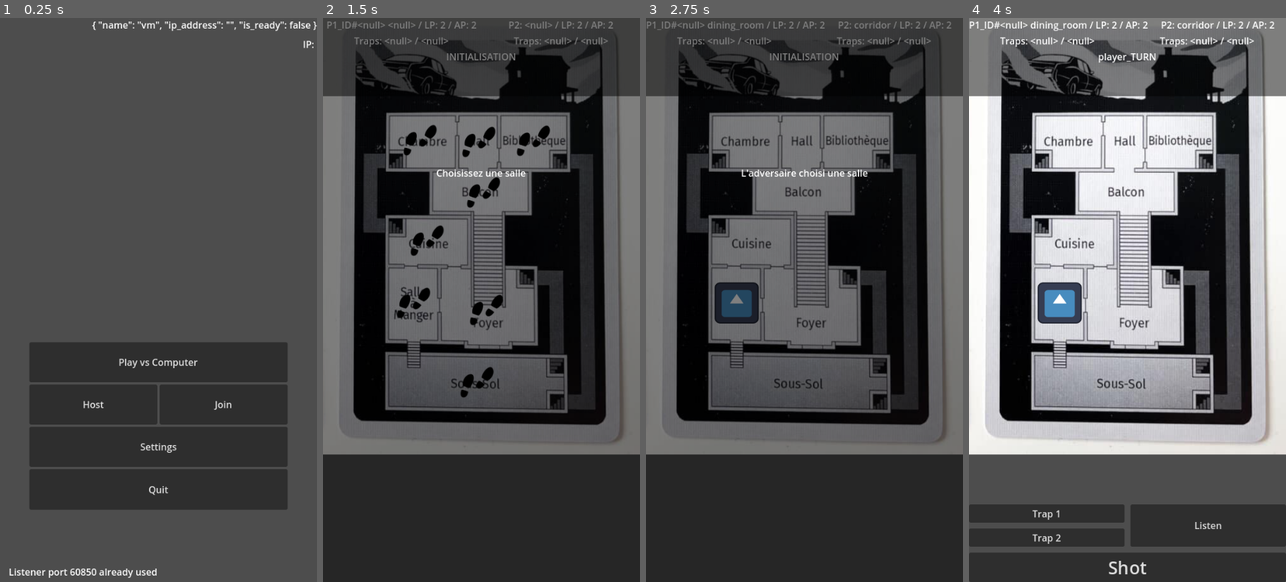
Above: before the commit, frames 1-4 (left to right).
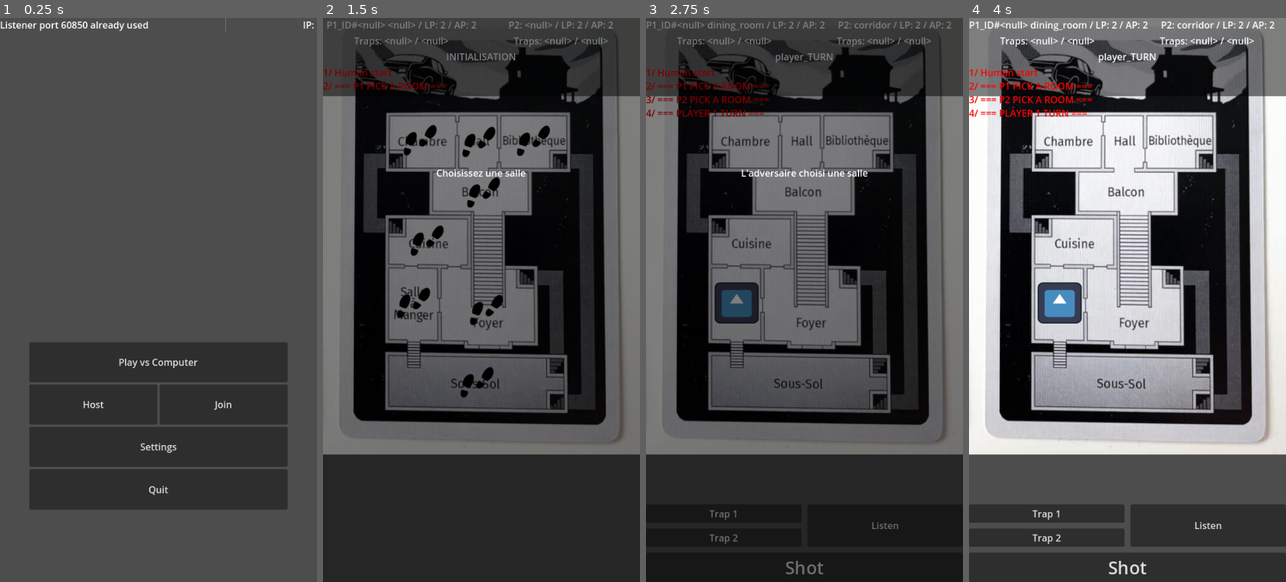
Above: after the commit, the same moments.

Repository: Matty-H/revolvernoir
Game: Godot game, scene res://scenes/start_menu.tscn
The game is run twice, just before and just after one commit, with the same random seed, the same clock (stepped at 60 frames per second) and the same inputs. The engine's default icon, where the game draws it, is replaced by a stand-in: a white triangle on a blue panel in a dark square.
Inputs (mouse positions are in pixels of both pictures, inside the frame that each line leads up to):
- Up to frame 1 (0.25 s): no input
- Up to frame 2 (1.5 s): click "Play vs Computer" at 0.5 s; click (478, 384) at 1.25 s
- Up to frame 3 (2.75 s): click (737, 305) at 2 s
- Up to frame 4 (4 s): click (1133, 311) at 2.75 s; click (1130, 192) at 3.5 s

The runs differ from the first frame. In frame 1, 1.0% of the frame differs, in the area x 0-100%, y 0-100%; in frame 2, 0.3%; in frame 3, 1.1%, in the area x 0-80%, y 6-99%; in frame 4, 0.9%.

Commit message:
add multiplayer console log

Diff:
--- a/scenes/interface.gd
+++ b/scenes/interface.gd
@@ -5,6 +5,7 @@
 @onready var map: Control = $Map_texture/Map
 @onready var action_buttons: VBoxContainer = $UI/Action_Buttons
 @onready var overlay: Control = $Overlay
+@onready var console_log: RichTextLabel = $UI/Labels/consoleLog
 
 signal player_turn
 signal opponent_turn
@@ -20,21 +21,7 @@
 var action_stats_now = action_stats.FREE
 
 func _ready() -> void:
-	current_phase = game_phase.INITIALISATION
-	action_buttons.visible = false
-	var random_first_player = randi_range(0,1)
-	#var random_first_player = 0
-
-	match random_first_player:
-		0:
-			online_printer("Human start")
-			player_actif = player
-			player_non_actif = opponent
-		1:
-			online_printer("Computer start")
-			player_actif = opponent
-			player_non_actif = player
-
+	choosing_first_player()
 	await begin_turn()
 
 func _process(delta: float) -> void:
@@ -50,19 +37,35 @@
 			pass
 
 
+func choosing_first_player():
+	current_phase = game_phase.INITIALISATION
+	action_buttons.visible = false
+	var random_first_player = randi_range(0,1)
+	#var random_first_player = 0
+
+	match random_first_player:
+		0:
+			online_printer.rpc("Human start")
+			player_actif = player
+			player_non_actif = opponent
+		1:
+			online_printer.rpc("Computer start")
+			player_actif = opponent
+			player_non_actif = player
+
 func UI_visbible():
 	action_buttons.visible = true
 
 
 func begin_turn():
-	online_printer("=== P1 PICK A ROOM ===")
+	online_printer.rpc("=== P1 PICK A ROOM ===")
 	player.set_position_player()
-	await overlay.get_node("opacifier").pop_up("Choisissez une salle", 1)
+	await pop_up("Choisissez une salle", 1)
 	await player.room_selected
 
-	online_printer("=== P2 PICK A ROOM ===")
+	online_printer.rpc("=== P2 PICK A ROOM ===")
 	opponent.set_position_player()
-	await overlay.get_node("opacifier").pop_up("L'adversaire choisi une salle", 1)
+	await pop_up("L'adversaire choisi une salle", 1)
 	#await opponent.room_selected
 
 	if player_actif == player:
@@ -71,7 +74,7 @@
 		current_phase = game_phase.opponent_TURN
 		opponent_turn.emit()
 	action_buttons.start_kitchen = true
-	online_printer("=== PLAYER 1 TURN ===")
+	online_printer.rpc("=== PLAYER 1 TURN ===")
 
 func point_paywall(pts):
 	action_buttons.start_kitchen = false
@@ -81,22 +84,22 @@
 		switch_turn()
 
 func basement_flood_check():
-	online_printer("Flood: "+str(map.basement_flood))
+	online_printer.rpc("Flood: "+str(map.basement_flood))
 	if map.basement_flood > 0:
 		map.basement_flood -= 1
 		if hit_verification("basement"):
-			online_printer("blop blop")
+			online_printer.rpc("blop blop")
 			basement_relocalisation()
 			return
 		else:
-			online_printer("pas procédure relocalisation")
+			online_printer.rpc("pas procédure relocalisation")
 
 
 func switch_turn() -> void:
 	basement_flood_check()
 	if current_phase == game_phase.player_TURN:
-		online_printer("=== PLAYER 2 TURN ===")
-		await overlay.get_node("opacifier").pop_up("Changement de tour", 0.5)
+		online_printer.rpc("=== PLAYER 2 TURN ===")
+		await pop_up("Changement de tour", 0.5)
 
 		current_phase = game_phase.opponent_TURN
 		player_actif = opponent
@@ -104,8 +107,8 @@
 		opponent_turn.emit()
 
 	elif current_phase == game_phase.opponent_TURN:
-		online_printer("=== PLAYER 1 TURN ===")
-		await overlay.get_node("opacifier").pop_up("Changement de tour", 0.5)
+		online_printer.rpc("=== PLAYER 1 TURN ===")
+		await pop_up("Changement de tour", 0.5)
 
 		current_phase = game_phase.player_TURN
 		player_actif = player
@@ -126,7 +129,7 @@
 			pass
 		opponent:
 			player_actif.position_player = rooms_list[randi() % rooms_list.size()]
-			online_printer("P2 fled into "+str(player_actif.position_player))
+			online_printer.rpc("P2 fled into "+str(player_actif.position_player))
 			player_actif.room_selected.emit()
 
 func hit_verification(x):
@@ -137,18 +140,24 @@
 func dealing_hit(x):
 	if x == player_non_actif.position_player:
 		player_non_actif.life -= 1
-		online_printer("HIT")
+		online_printer.rpc("HIT")
 		return true
 	else:
 		return false
 
 func win_condition():
 	if player_non_actif.life <= 0:
-		online_printer(str(player_actif.get_name())+" won!")
+		online_printer.rpc(str(player_actif.get_name())+" won!")
 		current_phase == game_phase.GAME_OVER
 		#get_tree().root.winner_score.winner = player_actif
 		get_tree().change_scene_to_file("res://scenes/game_over.tscn")
 
-@rpc("any_peer","reliable")
+var print_line : int = 0
+@rpc("any_peer", "call_local", "reliable")
 func online_printer(printing_paper):
 	print(printing_paper)
+	print_line += 1
+	console_log.text += str(print_line) + "/ " + printing_paper + "\n"
+
+func pop_up(message : String, timer : int):
+	overlay.get_node("opacifier").pop_up(message, timer)
--- a/scenes/interface.tscn
+++ b/scenes/interface.tscn
@@ -257,6 +257,13 @@
 text = "Game Phase"
 horizontal_alignment = 1
 
+[node name="consoleLog" type="RichTextLabel" parent="UI/Labels"]
+modulate = Color(1, 0, 0, 1)
+custom_minimum_size = Vector2(0, 100)
+layout_mode = 2
+size_flags_vertical = 3
+scroll_following = true
+
 [node name="Action_Buttons" type="VBoxContainer" parent="UI"]
 layout_mode = 2
 theme_override_constants/separation = 10
--- a/scenes/server.gd
+++ b/scenes/server.gd
@@ -5,9 +5,8 @@
 @onready var player_2_label: Label = %Player2
 @onready var lobby: VBoxContainer = %Lobby
 @onready var start_menu: VBoxContainer = %Start_menu
-@onready var bounding: Label = $Bounding
-@onready var room_info_label: Label = $room_info
-@onready var ip_label: Label = $ip
+@onready var bounding: Label = $VBoxContainer/HBoxContainer/Bounding
+@onready var ip_label: Label = $VBoxContainer/HBoxContainer/ip
 
 # Signals
 signal player_connected(peer_id, room_info)
@@ -25,7 +24,7 @@
 var listenPort : int = PORT+850
 
 var broadcastTimer : Timer
-const MAX_CONNECTIONS : int = 3
+const MAX_CONNECTIONS : int = 1
 const IP_RANGE : String = "192.168.1.255"
 var hosting_state : bool = false
 var joining_state : bool = false
@@ -40,9 +39,8 @@
 	"is_ready": false
 }
 
-func _process(_delta):
-	if joining_state:
-		looking_for_packet()
+#func _process(_delta):
+
 	#if listener == null:
 		#print(listener)
 	#if not joining:
@@ -71,7 +69,7 @@
 		bounding.text = "Listener port " + str(listenPort) + " connected"
 	else:
 		bounding.text = "Listener port " + str(listenPort) + " already used"
-	#$BroadcastTimer.start()
+	$BroadcastTimer.start()
 
 func setUpBroadcast():
 	broadcaster = PacketPeerUDP.new()
@@ -86,6 +84,8 @@
 func _on_broadcast_timer_timeout() -> void:
 	if hosting_state:
 		format_and_send_packet()
+	if joining_state:
+		looking_for_packet()
 
 func looking_for_packet():
 	if listener.get_available_packet_count() > 0:
@@ -269,7 +269,6 @@
 		]
 	player_2_label.text = player2_info
 
-	room_info_label.text = str(room_info)
 	ip_label.text = "IP: " + str(server_ip)
 
 # --- Disconnecting ---
--- a/scenes/start_menu.tscn
+++ b/scenes/start_menu.tscn
@@ -19,31 +19,27 @@
 
 [node name="BroadcastTimer" type="Timer" parent="Server"]
 
-[node name="Bounding" type="Label" parent="Server"]
-offset_left = 15.0
-offset_top = 931.0
-offset_right = 98.0
-offset_bottom = 954.0
+[node name="VBoxContainer" type="VBoxContainer" parent="Server"]
+anchors_preset = 10
+anchor_right = 1.0
+offset_bottom = 81.0
+grow_horizontal = 2
+
+[node name="HBoxContainer" type="HBoxContainer" parent="Server/VBoxContainer"]
+layout_mode = 2
+
+[node name="Bounding" type="Label" parent="Server/VBoxContainer/HBoxContainer"]
+layout_mode = 2
 text = "Bounding: "
 
-[node name="room_info" type="Label" parent="Server"]
-anchors_preset = 10
-anchor_right = 1.0
-offset_bottom = 23.0
-grow_horizontal = 2
-text = "room_info"
-horizontal_alignment = 2
-autowrap_mode = 3
+[node name="VSeparator" type="VSeparator" parent="Server/VBoxContainer/HBoxContainer"]
+layout_mode = 2
+size_flags_horizontal = 3
 
-[node name="ip" type="Label" parent="Server"]
-anchors_preset = 10
-anchor_right = 1.0
-offset_top = 33.0
-offset_bottom = 56.0
-grow_horizontal = 2
+[node name="ip" type="Label" parent="Server/VBoxContainer/HBoxContainer"]
+layout_mode = 2
 text = "IP"
 horizontal_alignment = 2
-autowrap_mode = 3
 
 [node name="MultiplayerSpawner" type="MultiplayerSpawner" parent="."]
 _spawnable_scenes = PackedStringArray("res://scenes/interface.tscn")
